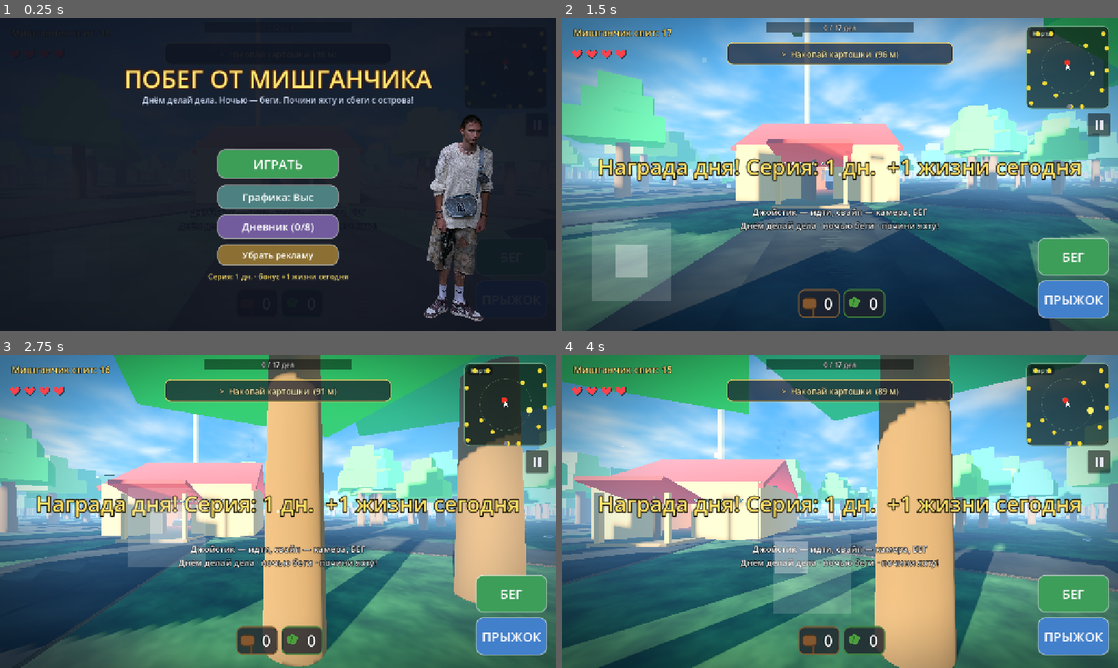
Above: before the commit, frames 1-4 (two rows, left to right).
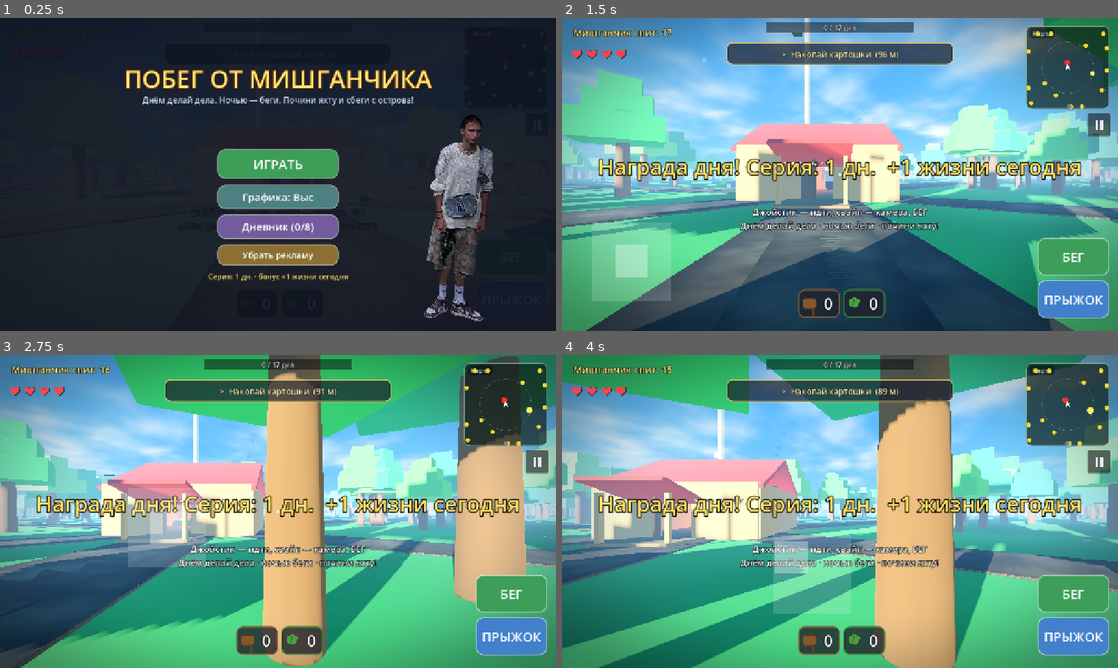
Above: after the commit, the same moments.

Repository: deripaskaD/mishGUNchik-escape
Game: Godot game, scene res://scenes/main3d.tscn
The game is run twice, just before and just after one commit, with the same random seed, the same clock (stepped at 60 frames per second) and the same inputs.
Inputs (mouse positions are in pixels of both pictures, inside the frame that each line leads up to):
- Up to frame 1 (0.25 s): no input
- Up to frame 2 (1.5 s): click "ИГРАТЬ" at 0.5 s; tap Enter at 1.25 s; move the mouse to (962, 158) at 1.27 s; hold Right (ui_right) from 1.28 s (still down); tap R at 1.35 s; click (962, 158) at 1.42 s
- Up to frame 3 (2.75 s): tap Space at 1.52 s; release Right (ui_right) at 2 s; drag from (166, 527) to (250, 574) at 2.02 s
- Up to frame 4 (4 s): move the mouse to (895, 442) at 2.77 s; hold Right (ui_right) 2.78-3.5 s; tap X at 2.85 s; drag from (812, 574) to (673, 464) at 3.52 s

The runs differ from the first frame. In frame 2, 21% of the frame differs, in the area x 0-100%, y 51-100%; in frame 3, 24%; in frame 4, 28%, in the area x 0-100%, y 50-100%.

Commit message:
style: ярко-зелёная роблокс-земля + светлые тропинки; мобиле снова густой лес (блочный дешёвый)

Diff:
--- a/scripts/proto3d/game3d.gd
+++ b/scripts/proto3d/game3d.gd
@@ -498,7 +498,31 @@
 func _build_materials() -> void:
 	var gtex: Variant = load("res://art/textures/grass.png") if ResourceLoader.exists("res://art/textures/grass.png") else null
 	var dtex: Variant = load("res://art/textures/dirt.png") if ResourceLoader.exists("res://art/textures/dirt.png") else null
-	if gtex != null and dtex != null:
+	if CC.BLOCKY:
+		# роблокс-земля: ярко-зелёная, мягкие пятна двух оттенков (без текстур — чистый flat-стиль)
+		var bgsh := Shader.new()
+		bgsh.code = """shader_type spatial;
+uniform vec3 g1 = vec3(0.33, 0.65, 0.28);
+uniform vec3 g2 = vec3(0.45, 0.79, 0.33);
+uniform float patch = 46.0;
+float hsh(vec2 p){ return fract(sin(dot(p, vec2(127.1, 311.7))) * 43758.5453); }
+float vns(vec2 p){
+	vec2 i = floor(p); vec2 f = fract(p);
+	float a = hsh(i); float b = hsh(i + vec2(1.0, 0.0));
+	float c = hsh(i + vec2(0.0, 1.0)); float d = hsh(i + vec2(1.0, 1.0));
+	vec2 u = f * f * (3.0 - 2.0 * f);
+	return mix(mix(a, b, u.x), mix(c, d, u.x), u.y);
+}
+void fragment(){
+	float m = vns(UV * patch) * 0.62 + vns(UV * patch * 3.1 + vec2(11.0, 5.0)) * 0.38;
+	ALBEDO = mix(g1, g2, smoothstep(0.35, 0.75, m));
+	ROUGHNESS = 1.0;
+}
+"""
+		var bgm := ShaderMaterial.new()
+		bgm.shader = bgsh
+		m_ground = bgm
+	elif gtex != null and dtex != null:
 		# земля = шейдер: трава + проплешины грязи по шуму + крупная цветовая вариация (не «одна плоская текстура»)
 		var gsh := Shader.new()
 		gsh.code = """shader_type spatial;
@@ -1551,6 +1575,7 @@
 			_path_shader.code = """shader_type spatial;
 uniform sampler2D dirt : source_color, repeat_enable, filter_linear_mipmap;
 uniform float len = 10.0;
+uniform float bright = 1.0;
 float hsh(vec2 p){ return fract(sin(dot(p, vec2(127.1, 311.7))) * 43758.5453); }
 float vns(vec2 p){
 	vec2 i = floor(p); vec2 f = fract(p);
@@ -1566,7 +1591,7 @@
 	c *= mix(0.60, 1.06, ruts);
 	float wheel = smoothstep(0.07, 0.0, abs(UV.x - 0.32)) + smoothstep(0.07, 0.0, abs(UV.x - 0.68));
 	c *= mix(1.0, 0.68, clamp(wheel, 0.0, 1.0) * 0.7);        // две тёмные колеи вдоль
-	ALBEDO = c;
+	ALBEDO = c * bright;
 	ROUGHNESS = 1.0;
 }
 """
@@ -1574,6 +1599,8 @@
 		psh.shader = _path_shader
 		psh.set_shader_parameter("dirt", dtex)
 		psh.set_shader_parameter("len", length)
+		if CC.BLOCKY:
+			psh.set_shader_parameter("bright", 1.5)   # светлые роблокс-дорожки
 		seg.material_override = psh
 	else:
 		var pmat := _mat(Color(0.30, 0.24, 0.16))
@@ -1609,7 +1636,7 @@
 func _build_forest() -> void:
 	var rng := RandomNumberGenerator.new()
 	rng.seed = 20260627
-	var n := 60 if _autoplay else (int(TREES / 5) if _mobile else TREES)   # телефон: меньше деревьев (лаги у тестеров) — 480 вместо 800
+	var n := 60 if _autoplay else (int(TREES / 3) if _mobile else TREES)   # блочный MultiMesh-лес дешёвый → мобиле снова густой (800)
 	var placed := 0
 	var attempts := 0
 	while placed < n and attempts < n * 4:
Not shown, changed: docs/index.html
Not shown, changed: docs/index.pck
